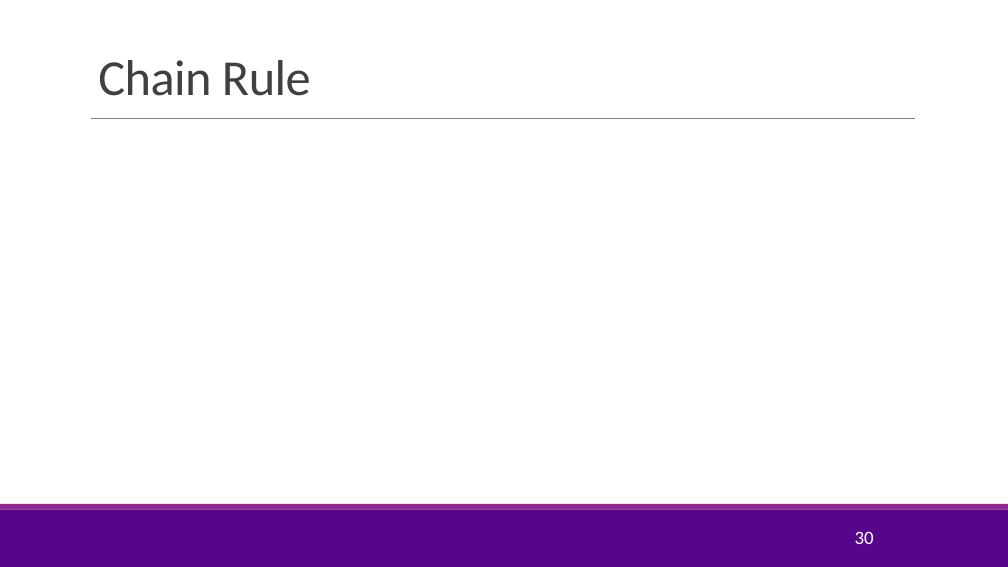
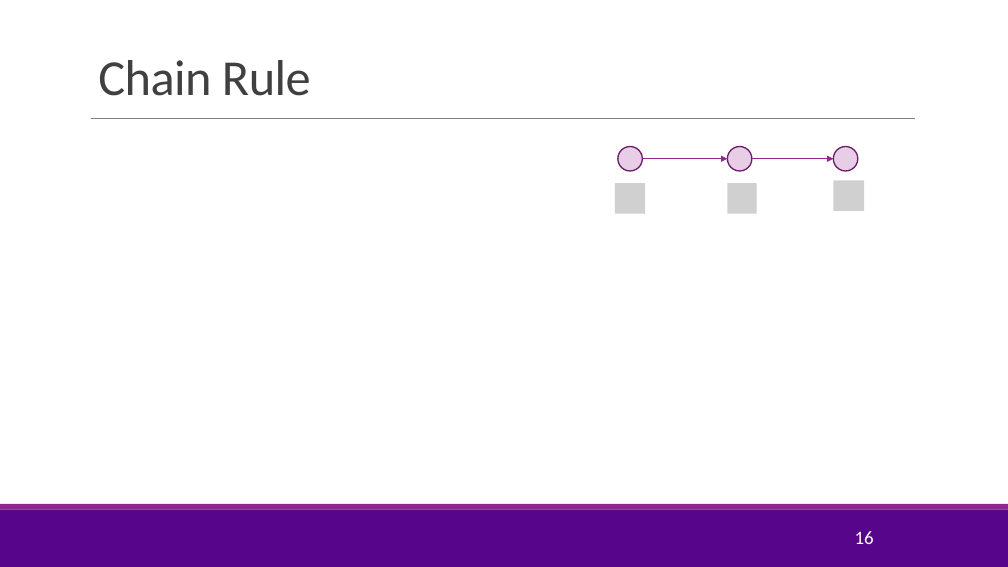
Before and after one commit to sdrangan/introml, a slide deck: slide 16 of lectures/Lect07_Optim.pptx (slide 30 before the commit). Drawn at 1008x567 pixels with LibreOffice and Linux fonts; fonts in the diff are those of the drawing; grey boxes stand for pictures; background and template pictures are left out. Boxes give left, top, right and bottom in pixels: in the first picture for what was removed or moved away, otherwise in the second. Text is boxed around its words. In the diff, an @@ line names an element or a change of style, - is before the commit and + after.

```diff
--- a/lectures/Lect07_Optim.pptx
+++ b/lectures/Lect07_Optim.pptx
@@ ellipse added at [618, 147, 642, 171], fill #E8CDE7, outline #6C1D6A 1.25 pt @@
@@ ellipse added at [727, 147, 752, 171], fill #E8CDE7, outline #6C1D6A 1.25 pt @@
@@ ellipse added at [833, 147, 858, 171], fill #E8CDE7, outline #6C1D6A 1.25 pt @@
@@ arrow added from (643, 159) to (727, 159), #92278F 1 pt @@
@@ arrow added from (752, 159) to (833, 159), #92278F 1 pt @@
@@ picture added at [615, 183, 645, 213] @@
@@ picture added at [727, 183, 757, 213] @@
@@ picture added at [834, 180, 865, 210] @@
@@ page number at [855, 531, 874, 544]: text changed @@
-30
+16
```
Also in this commit, not shown: 2 other slides changed, 3 slides added, 1 slide removed, 4 other files.
